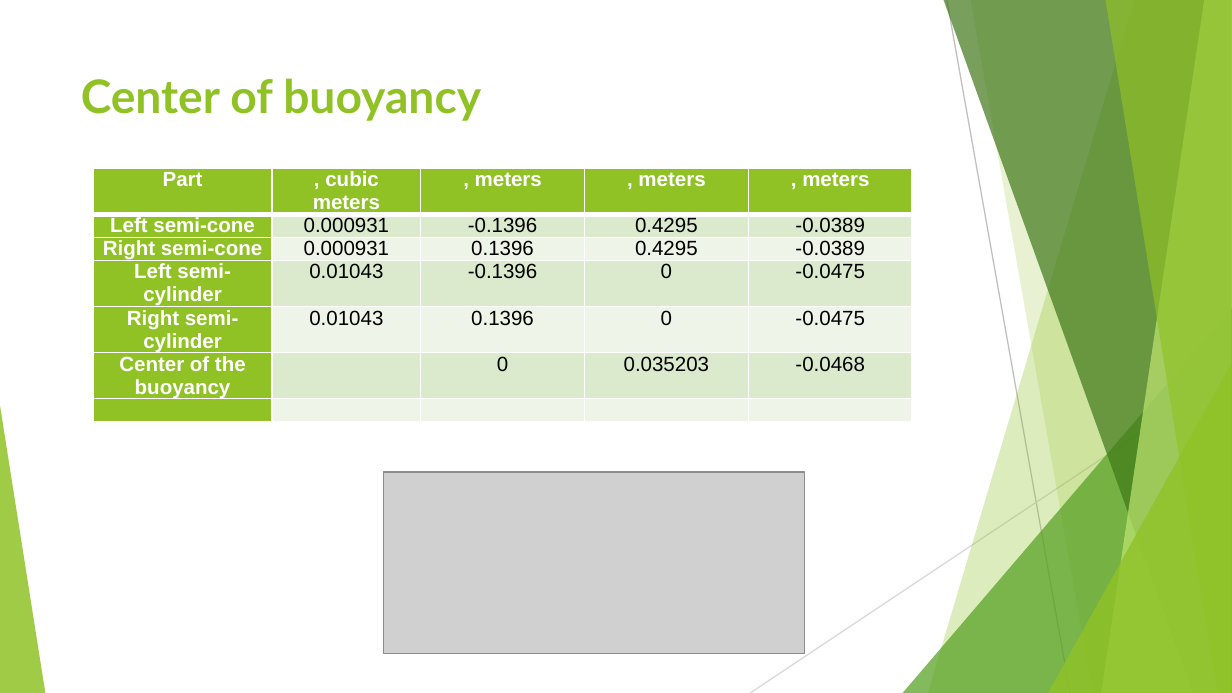
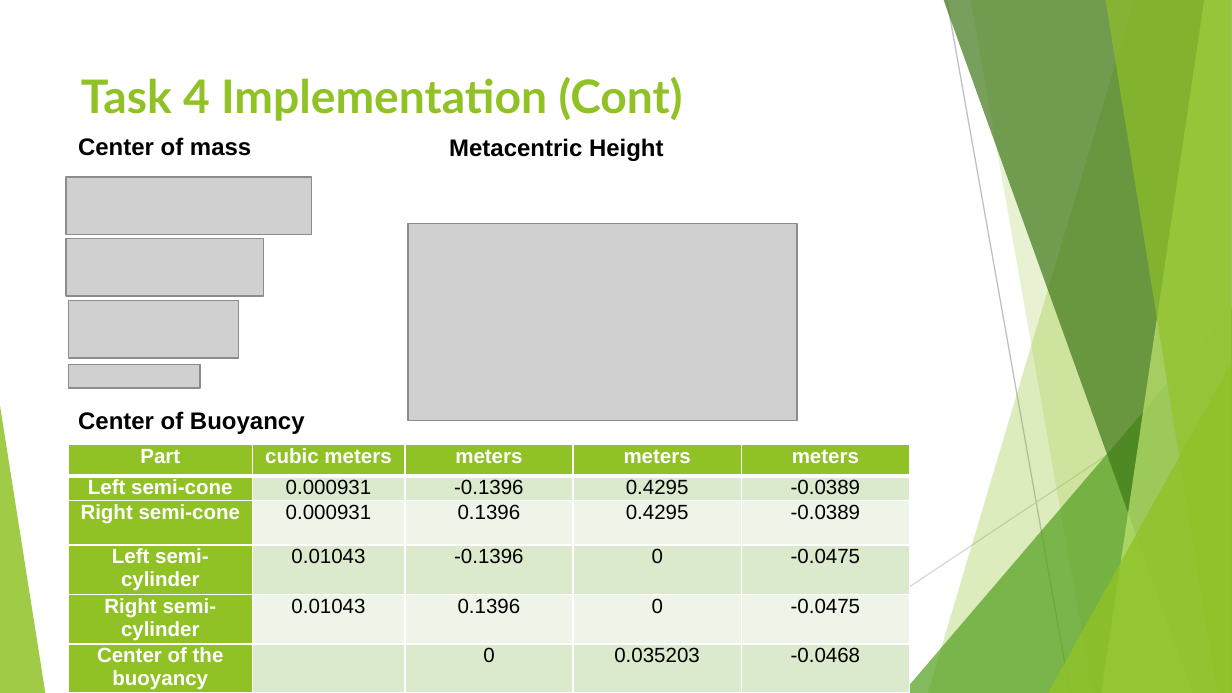
Before and after one commit to mmehmood/senior-design, a slide deck: slide 15 of Final Presentation task 1-6 and 1-5.pptx (slide 22 before the commit). Drawn at 1232x693 pixels with LibreOffice and Linux fonts; fonts in the diff are those of the drawing; grey boxes stand for pictures. Boxes give left, top, right and bottom in pixels: in the first picture for what was removed or moved away, otherwise in the second. Text is boxed around its words. In the diff, an @@ line names an element or a change of style, - is before the commit and + after.

```diff
--- a/Final Presentation task 1-6 and 1-5.pptx
+++ b/Final Presentation task 1-6 and 1-5.pptx
@@ title added at (81, 77, 683, 121), 27 pt, text #90C226, bold @@
+Task 4 Implementation (Cont)
@@ text added at (78, 137, 251, 156), 14 pt, text #000000, bold @@
+Center of mass
@@ text added at (449, 138, 664, 161), 14 pt, text #000000, bold @@
+Metacentric Height
@@ picture added at (67, 177, 312, 235) @@
@@ picture added at (67, 239, 264, 297) @@
@@ picture added at (408, 224, 797, 421) @@
@@ picture added at (69, 301, 239, 359) @@
@@ picture added at (69, 365, 201, 388) @@
@@ text at (78, 411, 305, 434): text changed; size 27 to 14 pt; font Lato to Arial; text colour #90C226 to #000000 @@
-Center of buoyancy
+Center of Buoyancy
@@ table at (69, 445, 912, 693) @@
-row 1: Part | , cubic meters | , meters | , meters | , meters
+row 1: Part | cubic meters | meters | meters | meters
-row 7:  |  |  |  | 
@@ table: place and size @@
-table at (94, 169, 913, 440)
+table at (69, 445, 912, 693)
@@ picture removed at (383, 472, 804, 653) @@
@@ text added at (36, 514, 1232, 514), 12 pt, text #000000 @@
+.
```
Also in this commit, not shown: 18 other slides changed, 14 slides added, 15 slides removed.
